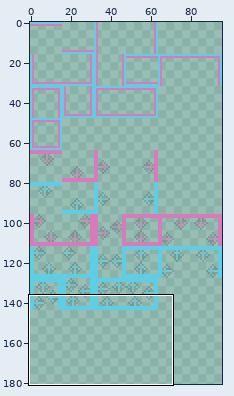
A pixel-art file gets an edit: res/tiles/CollisionSheet.aseprite. The first picture is a wide view before the edit; the outline marks the close-up.
Close-up. Earlier state:
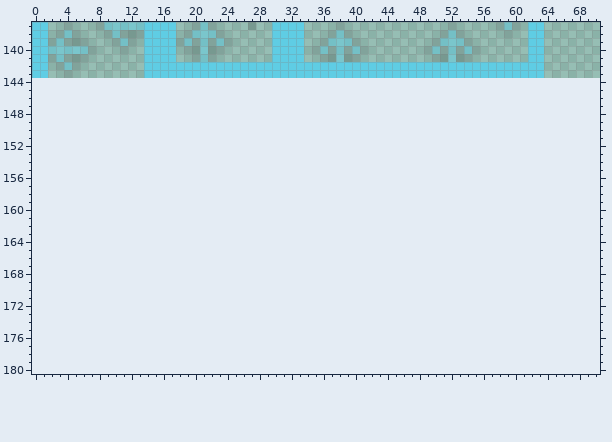
96x144 pixels, 1 frame. Shown: x 0..70, y 137..180. The old version is drawn lined up with the new one, on the new canvas. The wide view leaves out empty margins.
Once edited:
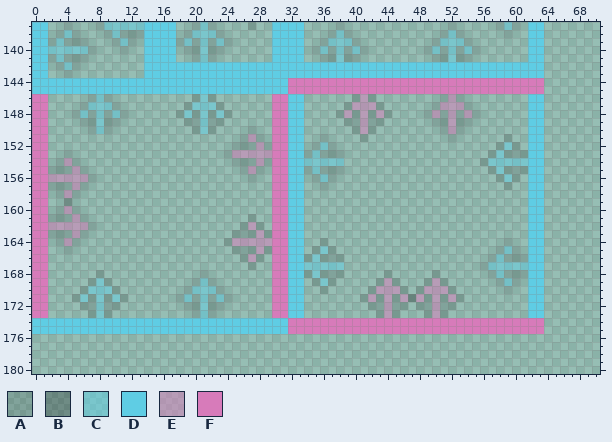
Palette (. is transparent): A #00000024  B #00000043  C #5fcde480  D #5fcde4  E #d77bba80  F #d77bba
Edits made:
canvas 96x144 -> 96x208
@@ x 0..70 @@
 143 DD..A.........DDDDDDDDDDDDDDDDDDDDDDDDDDDDDDDDDDDDDDDDDDDDDDDDDD.......
-144 .......................................................................
-145 .......................................................................
-146 .......................................................................
-147 .......................................................................
-148 .......................................................................
-149 .......................................................................
-150 .......................................................................
-151 .......................................................................
-152 .......................................................................
-153 .......................................................................
-154 .......................................................................
-155 .......................................................................
-156 .......................................................................
-157 .......................................................................
-158 .......................................................................
-159 .......................................................................
-160 .......................................................................
-161 .......................................................................
-162 .......................................................................
-163 .......................................................................
-164 .......................................................................
-165 .......................................................................
-166 .......................................................................
-167 .......................................................................
-168 .......................................................................
-169 .......................................................................
-170 .......................................................................
-171 .......................................................................
-172 .......................................................................
-173 .......................................................................
-174 .......................................................................
-175 .......................................................................
+144 DDDDDDDDDDDDDDDDDDDDDDDDDDDDDDDDFFFFFFFFFFFFFFFFFFFFFFFFFFFFFFFF.......
+145 DDDDDDDDDDDDDDDDDDDDDDDDDDDDDDDDFFFFFFFFFFFFFFFFFFFFFFFFFFFFFFFF.......
+146 FF.....ACA..........ACA.......FFDD......AEA........AEA........DD.......
+147 FF....ACCCA........ACCCA......FFDD.....AEEEA......AEEEA.......DD.......
+148 FF...ACACACA......ACACACA.....FFDD....AEAEAEA....AEAEAEA......DD.......
+149 FF....AACAA........AACAA......FFDD.....AAEAA......AAEAA.......DD.......
+150 FF.....ACA..........ACA....A..FFDD......AEA........AEA........DD.......
+151 FF........................AEA.FFDD..A....A..........A......A..DD.......
+152 FF.......................AAAEAFFDD.ACA....................ACA.DD.......
+153 FF..A...................AEEEEEFFDDACAAA..................ACAAADD.......
+154 FF.AEA...................AAAEAFFDDCCCCC.................ACCCCCDD.......
+155 FFAAAEA...................AEA.FFDDACAAA..................ACAAADD.......
+156 FFEEEEEA...................A..FFDD.ACA....................ACA.DD.......
+157 FFAAAEA.......................FFDD..A......................A..DD.......
+158 FF.AEA........................FFDD............................DD.......
+159 FF..B.........................FFDD............................DD.......
+160 FF.AEA........................FFDD............................DD.......
+161 FFAAAEA....................A..FFDD............................DD.......
+162 FFEEEEEA..................AEA.FFDD............................DD.......
+163 FFAAAEA..................AAAEAFFDD............................DD.......
+164 FF.AEA..................AEEEEEFFDD..A......................A..DD.......
+165 FF..A....................AAAEAFFDD.ACA....................ACA.DD.......
+166 FF........................AEA.FFDDACAAA..................ACAAADD.......
+167 FF.........................A..FFDDCCCCC.................ACCCCCDD.......
+168 FF......A............A........FFDDACAAA.....A.....A......ACAAADD.......
+169 FF.....ACA..........ACA.......FFDD.ACA.....AEA...AEA......ACA.DD.......
+170 FF....ACCCA........ACCCA......FFDD..A.....AEEEA.AEEEA......A..DD.......
+171 FF...ACACACA......ACACACA.....FFDD.......AEAEAEBEAEAEA........DD.......
+172 FF....AACAA........AACAA......FFDD........AAEAA.AAEAA.........DD.......
+173 FF.....ACA..........ACA.......FFDD.........AEA...AEA..........DD.......
+174 DDDDDDDDDDDDDDDDDDDDDDDDDDDDDDDDFFFFFFFFFFFFFFFFFFFFFFFFFFFFFFFF.......
+175 DDDDDDDDDDDDDDDDDDDDDDDDDDDDDDDDFFFFFFFFFFFFFFFFFFFFFFFFFFFFFFFF.......
 176 .......................................................................
Changed places in both close-ups, as pixel boxes (x1, y1, x2, y2):
added: (32, 78, 544, 334)
